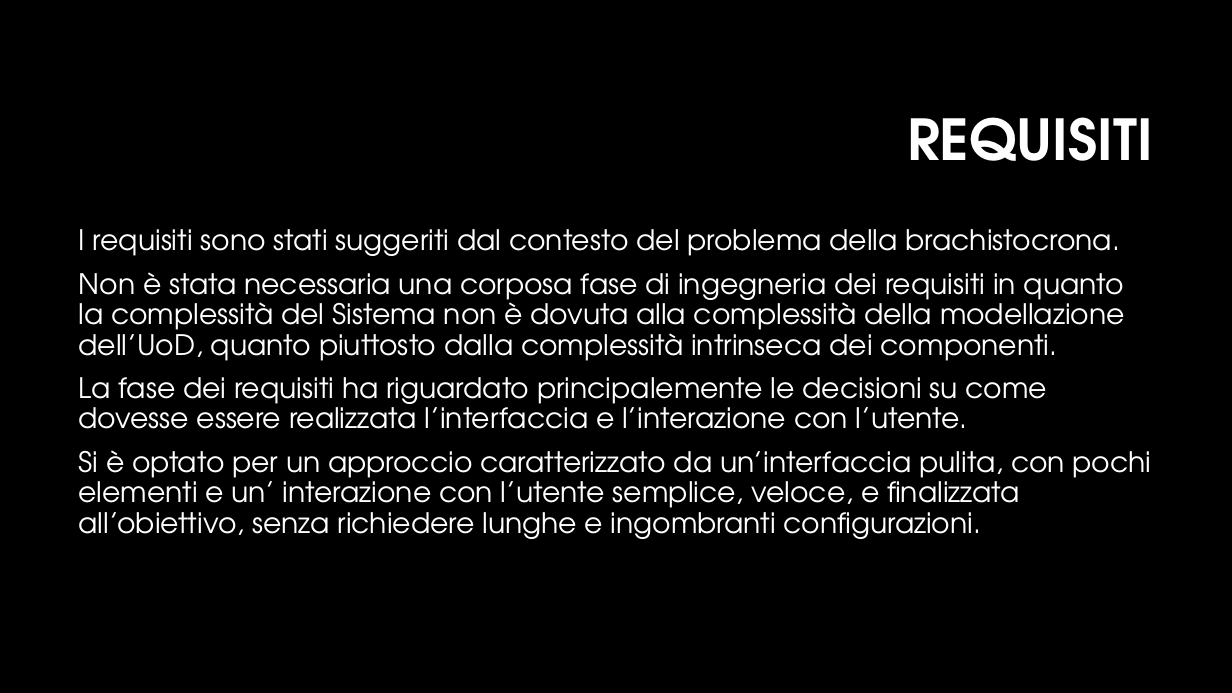
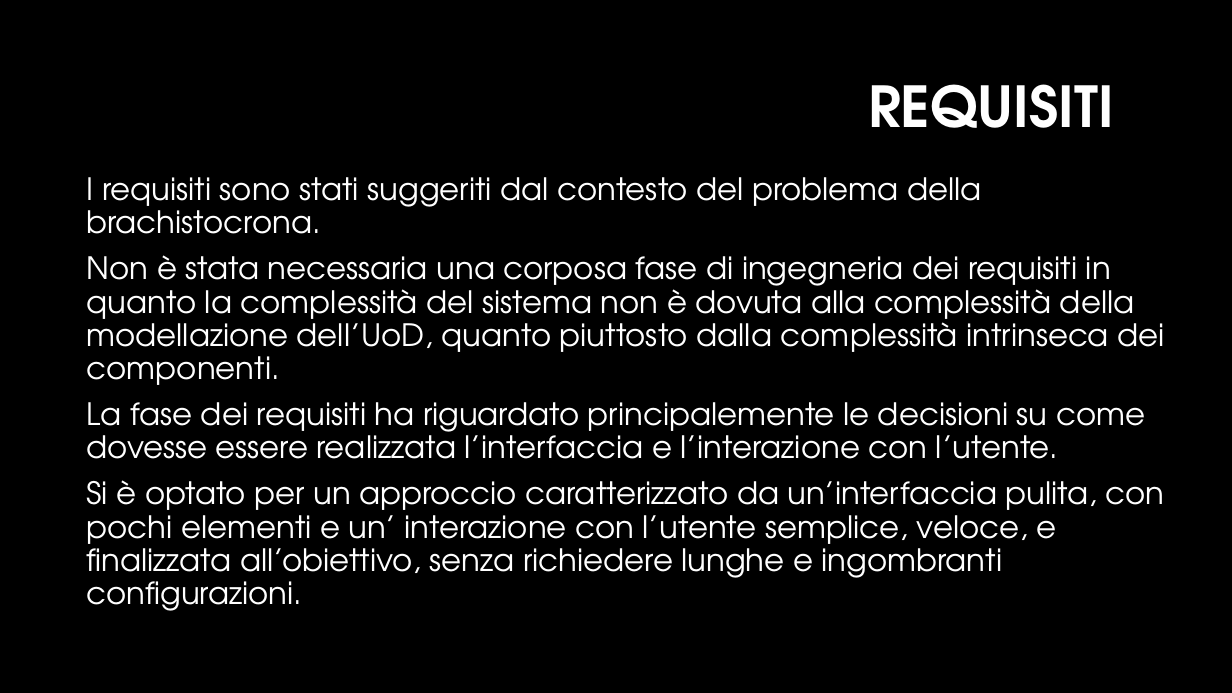
Before and after one commit to MarcoMarcoulli/FallSimulatorRepository, a slide deck: slide 7 of Docs/Documents/Presentazione/presentazioneFallSimulator.pptx. Drawn at 1232x693 pixels with LibreOffice and Linux fonts; fonts in the diff are those of the drawing; background and template pictures are left out. Boxes give left, top, right and bottom in pixels: in the first picture for what was removed or moved away, otherwise in the second. Text is boxed around its words. In the diff, an @@ line names an element or a change of style, - is before the commit and + after.

```diff
--- a/Docs/Documents/Presentazione/presentazioneFallSimulator.pptx
+++ b/Docs/Documents/Presentazione/presentazioneFallSimulator.pptx
@@ title "REQUISITI": place and size @@
-title "REQUISITI" at (907,117,1153,161)
+title "REQUISITI" at (868,84,1114,128)
@@ text "I requisiti sono stati suggeriti ...": place and size @@
-text "I requisiti sono stati suggeriti ..." at (79,229,1152,539)
+text "I requisiti sono stati suggeriti ..." at (87,177,1165,611)
@@ text at (87,177,1165,611): size 22 to 24 pt in "I requisiti sono stati suggeriti dal contesto ...", "La fase dei requisiti ha riguardato principalemente ...", "Si è optato per un approccio caratterizzato ..." @@
@@ text at (87,255,1164,385): text changed; size 22 to 24 pt @@
-Non è stata necessaria una corposa fase di ingegneria dei requisiti in quanto la complessità del Sistema non è dovuta alla complessità della modellazione dell’UoD, quanto piuttosto dalla complessità intrinseca dei componenti.
+Non è stata necessaria una corposa fase di ingegneria dei requisiti in quanto la complessità del sistema non è dovuta alla complessità della modellazione dell’UoD, quanto piuttosto dalla complessità intrinseca dei componenti.
```
Also in this commit, not shown: 12 other slides changed, 1 slide removed.
